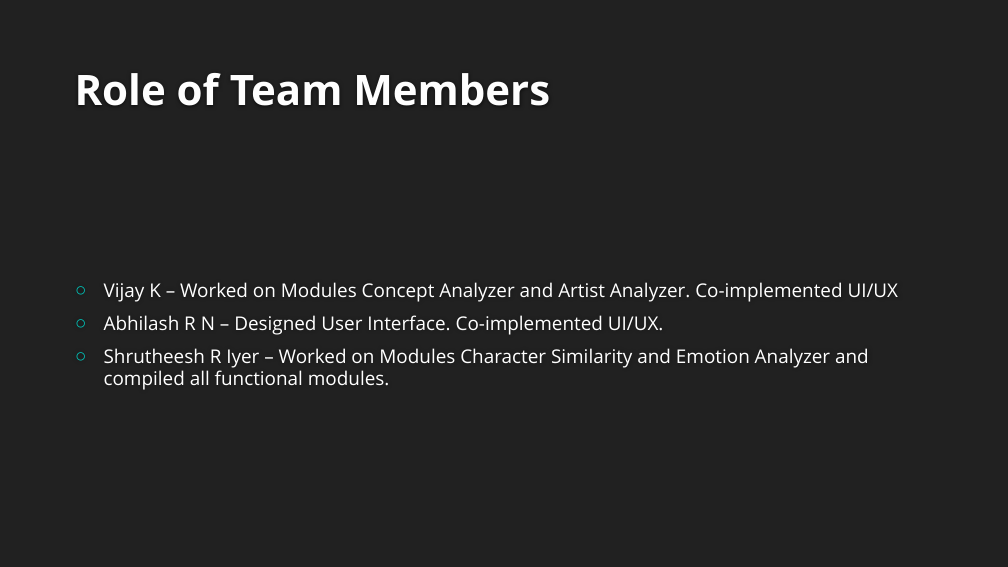
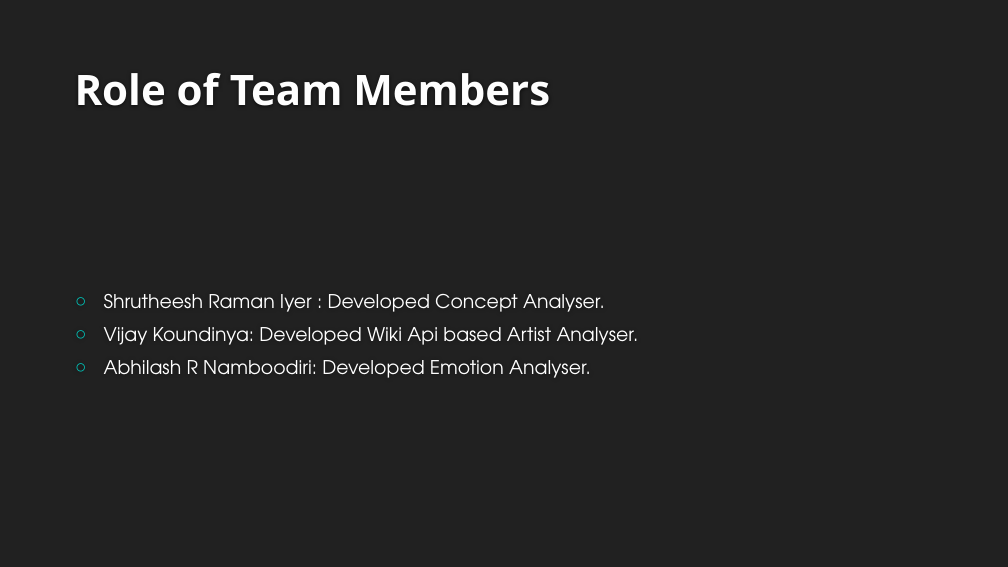
Before and after one commit to AbhilashRN/Walrus, a slide deck: slide 7 of Presentation And Video/Walrus.pptx. Drawn at 1008x567 pixels with LibreOffice and Linux fonts; fonts in the diff are those of the drawing; background and template pictures are left out. Boxes give left, top, right and bottom in pixels: in the first picture for what was removed or moved away, otherwise in the second. Text is boxed around its words. In the diff, an @@ line names an element or a change of style, - is before the commit and + after.

```diff
--- a/Presentation And Video/Walrus.pptx
+++ b/Presentation And Video/Walrus.pptx
@@ text at box(104, 294, 639, 378): text changed; font Open Sans to TeX Gyre Adventor @@
-○ Vijay K – Worked on Modules Concept Analyzer and Artist Analyzer. Co-implemented UI/UX
-○ Abhilash R N – Designed User Interface. Co-implemented UI/UX.
-○ Shrutheesh R Iyer – Worked on Modules Character Similarity and Emotion Analyzer and compiled all functional modules.
+○ Shrutheesh Raman Iyer : Developed Concept Analyser.
+○ Vijay Koundinya: Developed Wiki Api based Artist Analyser.
+○ Abhilash R Namboodiri: Developed Emotion Analyser.
```
Also in this commit, not shown: 4 other slides changed.
